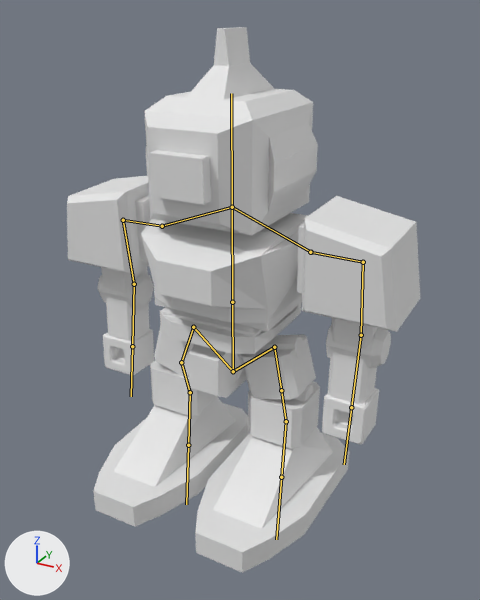
A saved change to the Blender file Res/Robot.blend.
Both versions are drawn from a camera (50 mm lens) standing at (4.85, -8.57, 7.58) and looking at (0.24, -0.21, 3.4). The axes (+X, +Y, +Z) are drawn at lower left. The lights are the same throughout. The bones that bend it are drawn over the model as lines.

The first picture shows 'Robot'.
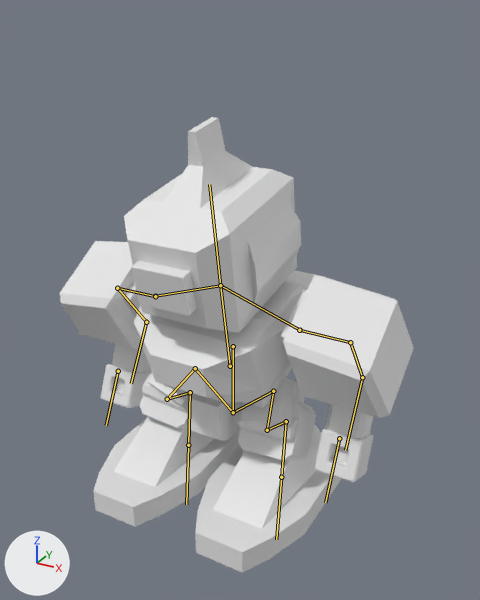
The newer file adds an action. The first version stands in its rest pose; the second is drawn at frame 20 of the action 'Ground'.

What differs and where, as boxes [x1, y1, x2, y2] in the pictures (480 x 600 px):
'Robot', posed (16% shorter)
    before: [67, 27, 420, 573]
    after: [60, 117, 414, 573]
bone 'Weist', root to tip
    before: (232, 302) to (233, 371)
    after: (233, 346) to (233, 412)
bone 'Chest', root to tip
    before: (232, 302) to (232, 207)
    after: (230, 366) to (220, 285)
bone 'DownArm_IK.R', root to tip
    before: (132, 346) to (131, 396)
    after: (118, 371) to (106, 425)
bone 'DownArm_IK.L', root to tip
    before: (351, 407) to (344, 464)
    after: (339, 438) to (325, 502)

The change in detail:
Bone 'Weist' (bone_weist) moves from (0.0, 0.0, 0.0) to (0.0, 0.0, -0.82).
Bone 'Chest' (bone_chest) moves from (0.0, 0.0, 0.0) to (0.0, -0.31, 0.11).
Bone 'Chest' (bone_chest) turns from (0, 0, 0) to (10, 0, 0) degrees about its own x, y and z.
Bone 'DownArm_IK.R' (bone_downarm_ik_r) moves from (0.0, 0.0, 0.0) to (0.01, 0.36, 0.4).
Bone 'DownArm_IK.R' (bone_downarm_ik_r) turns from (0, 0, 0) to (18, 0, 0) degrees about its own x, y and z.
Bone 'DownArm_IK.L' (bone_downarm_ik_l) moves from (0.0, 0.0, 0.0) to (0.01, 0.36, 0.4).
Bone 'DownArm_IK.L' (bone_downarm_ik_l) turns from (0, 0, 0) to (18, 0, 0) degrees about its own x, y and z.
